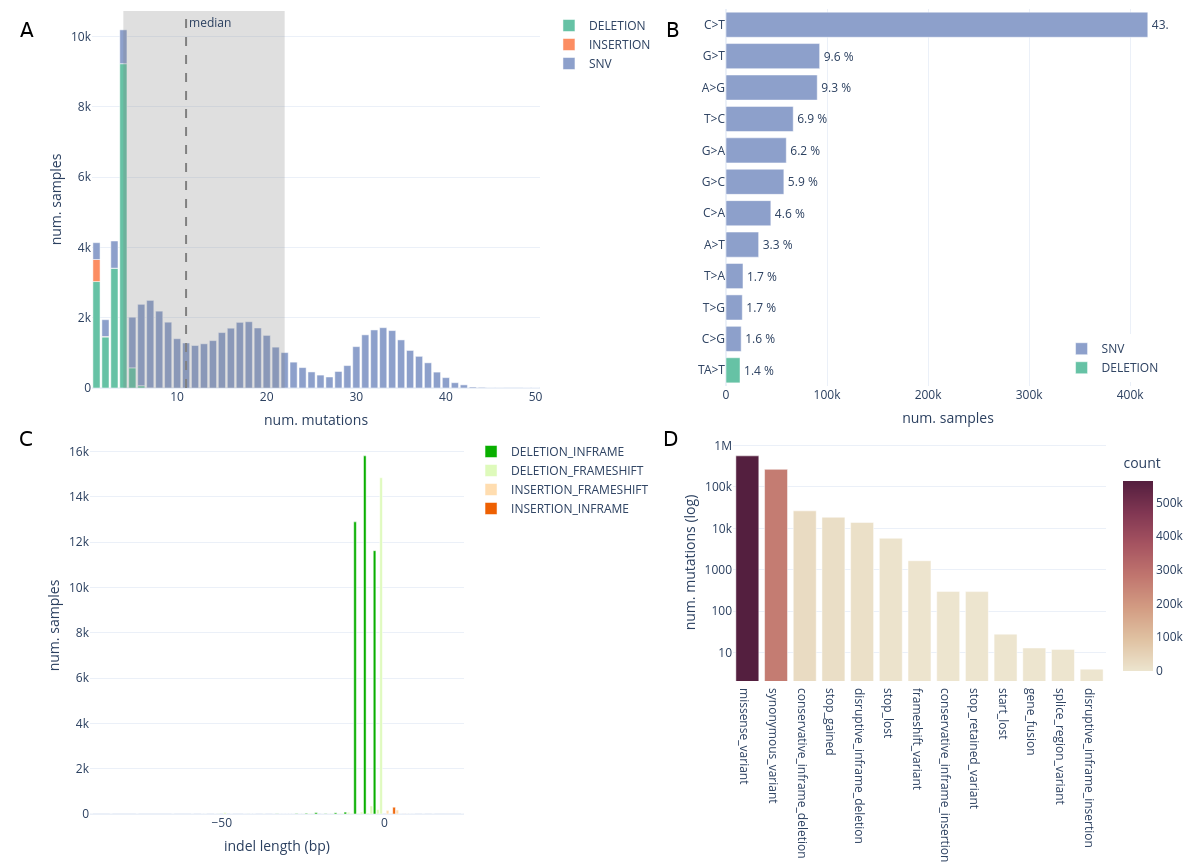
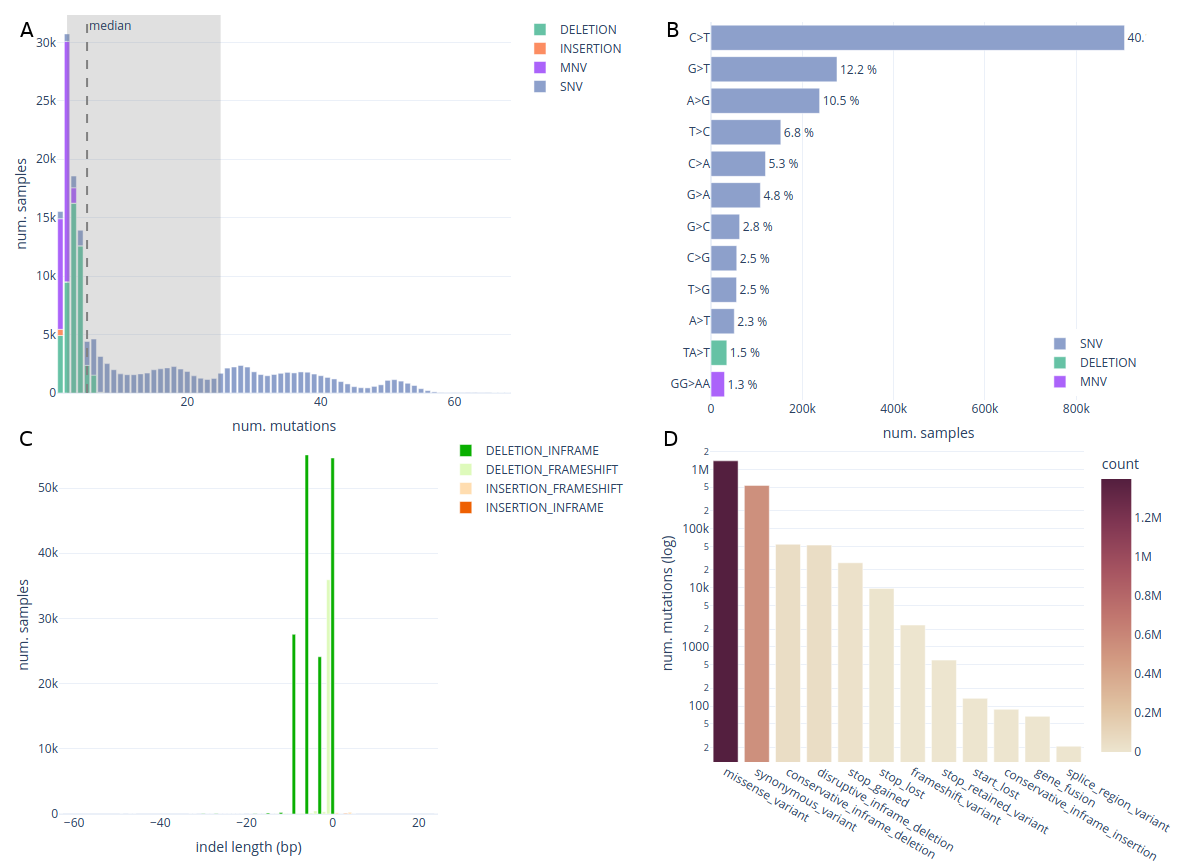
Two versions of the same layered image (1199×866). Layer-by-layer changes:
renamed "Screenshot from 2021-11-24 03-54-17.png" to "Screenshot from 2022-05-03 13-58-56.png", moved it above "Screenshot from 2022-05-03 13-59-33.png", painted on it over bbox(14, 11, 650, 431)
renamed "Screenshot from 2021-11-24 03-54-56.png copy" to "Screenshot from 2022-05-03 13-59-33.png", painted on it over bbox(16, 422, 649, 856)
renamed "Screenshot from 2021-11-24 03-54-42.png copy" to "Screenshot from 2022-05-03 13-59-15.png", moved it above "Screenshot from 2022-05-03 13-59-48.png", painted on it over bbox(670, 9, 1170, 444)
renamed "Screenshot from 2021-11-24 03-55-08.png copy" to "Screenshot from 2022-05-03 13-59-48.png", painted on it over bbox(660, 431, 1183, 862)
